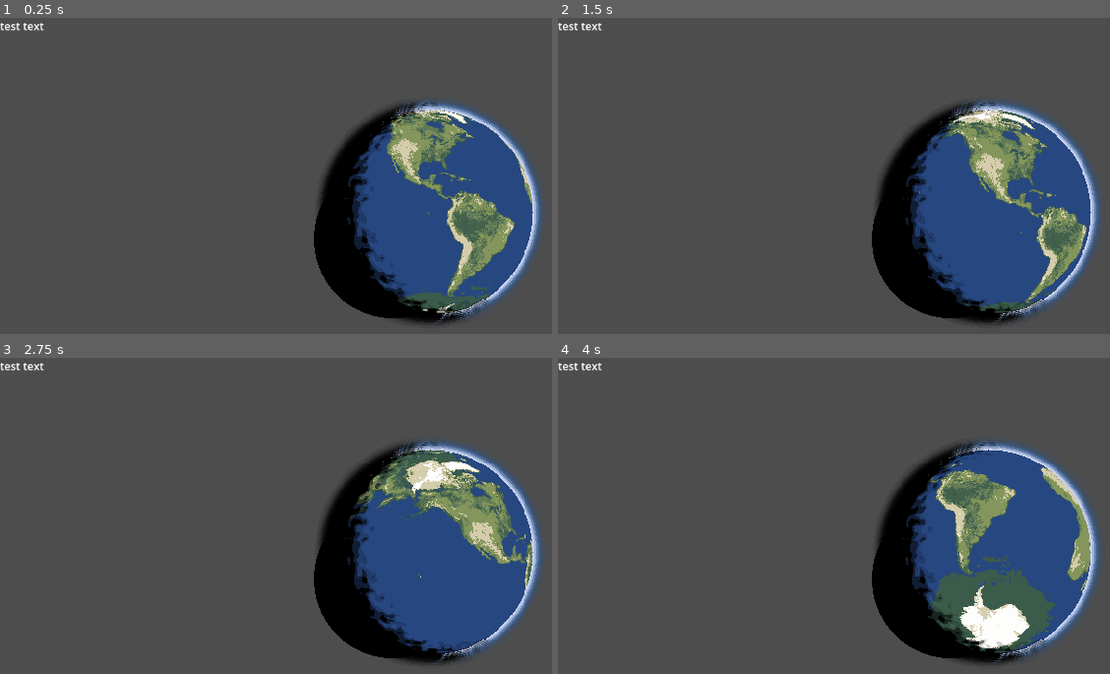
Above: before the commit, frames 1-4 (two rows, left to right).
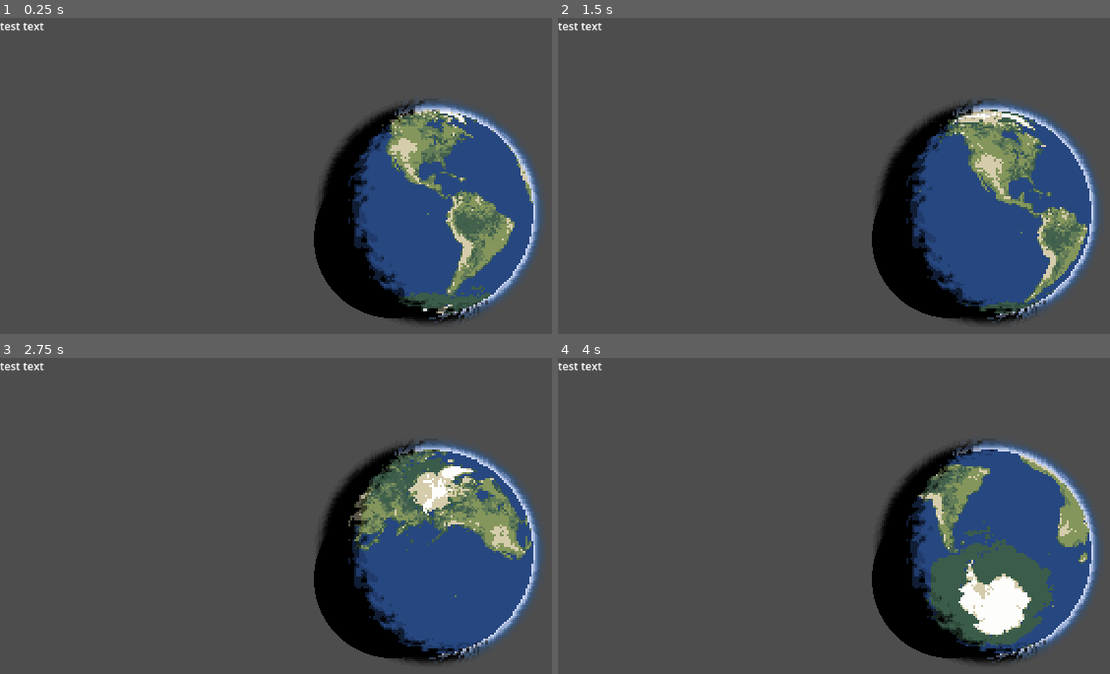
Above: after the commit, the same moments.

Repository: ThreeCoffees/cassini-hackathon
Game: Godot game, scene res://test_scenes/hania/interactive_planet.tscn
Same seed, same stepped clock (60 frames per second), same inputs: the game is played once before the commit and once after it. This scene is started directly instead of the project's main scene.
Inputs (mouse positions are in pixels of both pictures, inside the frame that each line leads up to):
- Up to frame 1 (0.25 s): no input
- Up to frame 2 (1.5 s): tap Enter at 0.5 s; move the mouse to (outside the picture) at 0.52 s; hold D (right) 0.53-1.25 s; hold Mouse wheel up (zoom_in) 0.53-1.25 s; click (outside the picture) at 0.67 s; tap Space at 1.25 s; drag from (795, 261) to (911, 327) at 1.27 s
- Up to frame 3 (2.75 s): move the mouse to (469, 481) at 2.02 s; hold D (right) from 2.03 s (still down); hold Mouse wheel up (zoom_in) from 2.03 s (still down); click (469, 481) at 2.17 s
- Up to frame 4 (4 s): release D (right) at 2.75 s; release Mouse wheel up (zoom_in) at 2.75 s; tap Enter at 2.75 s; drag from (911, 667) to (712, 512) at 2.77 s; move the mouse to (outside the picture) at 3.52 s; hold A (left) from 3.53 s (still down); hold Mouse wheel up (zoom_in) from 3.53 s (still down); click (outside the picture) at 3.67 s

The runs differ from the first frame. In frame 1, 2.9% of the frame differs, in the area x 62-98%, y 25-97%; in frame 2, 2.8%; in frame 3, 6.2%; in frame 4, 8.5%.

Commit message:
rotation inertia

Diff:
--- a/assets/materials/earth_shader.tres
+++ b/assets/materials/earth_shader.tres
@@ -8,7 +8,7 @@
 
 [resource]
 shader = ExtResource("1_1ms1d")
-shader_parameter/pixel_scale = 360.0
+shader_parameter/pixel_scale = 164.165
 shader_parameter/surface_radius = 0.3
 shader_parameter/surface_palette = ExtResource("4_8k571")
 shader_parameter/surface_texture = ExtResource("5_8k571")
--- a/test_scenes/hania/interactive_planet.tscn
+++ b/test_scenes/hania/interactive_planet.tscn
@@ -55,7 +55,10 @@
 [node name="RotateController" type="Node" parent="CanvasLayer/Control/InteractiveEarth" node_paths=PackedStringArray("node")]
 script = ExtResource("2_gpw37")
 node = NodePath("..")
+min_pitch = -1.2
+max_pitch = 1.2
 invert_pitch = true
+angular_damping = 10.0
 
 [node name="Label" type="Label" parent="CanvasLayer"]
 offset_right = 40.0
--- a/test_scenes/hania/rotate_controller.gd
+++ b/test_scenes/hania/rotate_controller.gd
@@ -18,6 +18,23 @@
 # Internal state
 var _dragging := false
 var _last_pos := Vector2.ZERO
+
+# velocities in radians per second
+var yaw_vel := 0.0
+var pitch_vel := 0.0
+
+# damping: higher == stops quicker. Typical range 2..8 (per second).
+@export var angular_damping := 4.0
+
+# velocity below which we snap to zero (rad/s)
+const VELOCITY_EPS := 0.0005
+
+# small guard for timestamp dt
+const MIN_DT := 1.0 / 240.0
+
+# used to compute velocity during dragging
+var _last_drag_time_ms := 0
+
 
 # rotation state
 var yaw := 0.0        # rotation around Z (unlimited)
@@ -52,34 +69,66 @@
 				_last_pos = event.position
 			else:
 				_dragging = false
+
 	elif event is InputEventMouseMotion and _dragging:
-		_handle_drag(event.position)
+		_handle_drag(event.relative, event.position)
 
-func _handle_drag(pos: Vector2) -> void:
-	var delta = pos - _last_pos
+func _start_drag(button_event: InputEventMouseButton) -> void:
+	_dragging = true
+	_last_pos = button_event.position
+	_last_drag_time_ms = Time.get_ticks_msec()
+	# zero velocities while starting a new drag (optional; preserves inertia if you want continuity)
+	yaw_vel = 0.0
+	pitch_vel = 0.0
+
+func _handle_drag(delta: Vector2, pos: Vector2) -> void:
 	if delta == Vector2.ZERO:
 		_last_pos = pos
 		return
 
-	# Horizontal drag changes yaw (rotation around Z)
-	# Positive delta.x rotates to the right (adjust sign to taste)
-	yaw += -delta.x * sensitivity
+	# convert pixel delta to angle change (radians)
+	var ang_dx = -delta.x * sensitivity   # horizontal -> yaw
+	var ang_dy = -delta.y * sensitivity   # vertical -> pitch
 
-	# Vertical drag changes pitch (rotation around X), clamp it
-	# Negative sign so dragging up tilts the top of the globe away; change if you prefer the opposite.
-	pitch += -delta.y * sensitivity
+	# apply instantly so the globe follows the mouse
+	yaw += ang_dx
+	pitch += ang_dy
 	pitch = clamp(pitch, min_pitch, max_pitch)
 
-	# Keep yaw numerically sane: reduce magnitude by multiples of 2PI occasionally
-	# (this preserves unlimited logical rotation while avoiding runaway floats)
-	if abs(yaw) > 1e6:
-		# subtract multiples of 2pi
-		yaw = fmod(yaw, TAU)
+	# compute instantaneous angular velocity (rad/sec) using timestamp
+	var now_ms = Time.get_ticks_msec()
+	var dt = max((now_ms - _last_drag_time_ms) / 1000.0, MIN_DT)
+	yaw_vel = ang_dx / dt
+	pitch_vel = ang_dy / dt
+	_last_drag_time_ms = now_ms
 
-	# Push to shader
 	_push_to_shader()
+	_last_pos = pos
 
-	_last_pos = pos
+
+func _process(delta: float) -> void:
+	# when dragging, we still update shader from _handle_drag, but we can optionally
+	# also apply a small smoothing here (not required). primary inertia behavior occurs when not dragging.
+	if not _dragging:
+		# integrate velocities to update angles
+		if abs(yaw_vel) > VELOCITY_EPS or abs(pitch_vel) > VELOCITY_EPS:
+			yaw += yaw_vel * delta
+			pitch += pitch_vel * delta
+			pitch = clamp(pitch, min_pitch, max_pitch)
+
+			# exponential damping for natural feel: v(t+dt) = v(t) * exp(-damping * dt)
+			var damp = exp(-angular_damping * delta)
+			yaw_vel *= damp
+			pitch_vel *= damp
+
+			# snap to zero if very small
+			if abs(yaw_vel) < VELOCITY_EPS:
+				yaw_vel = 0.0
+			if abs(pitch_vel) < VELOCITY_EPS:
+				pitch_vel = 0.0
+
+			_push_to_shader()
+
 
 func _push_to_shader() -> void:
 	if _shader_material == null:
